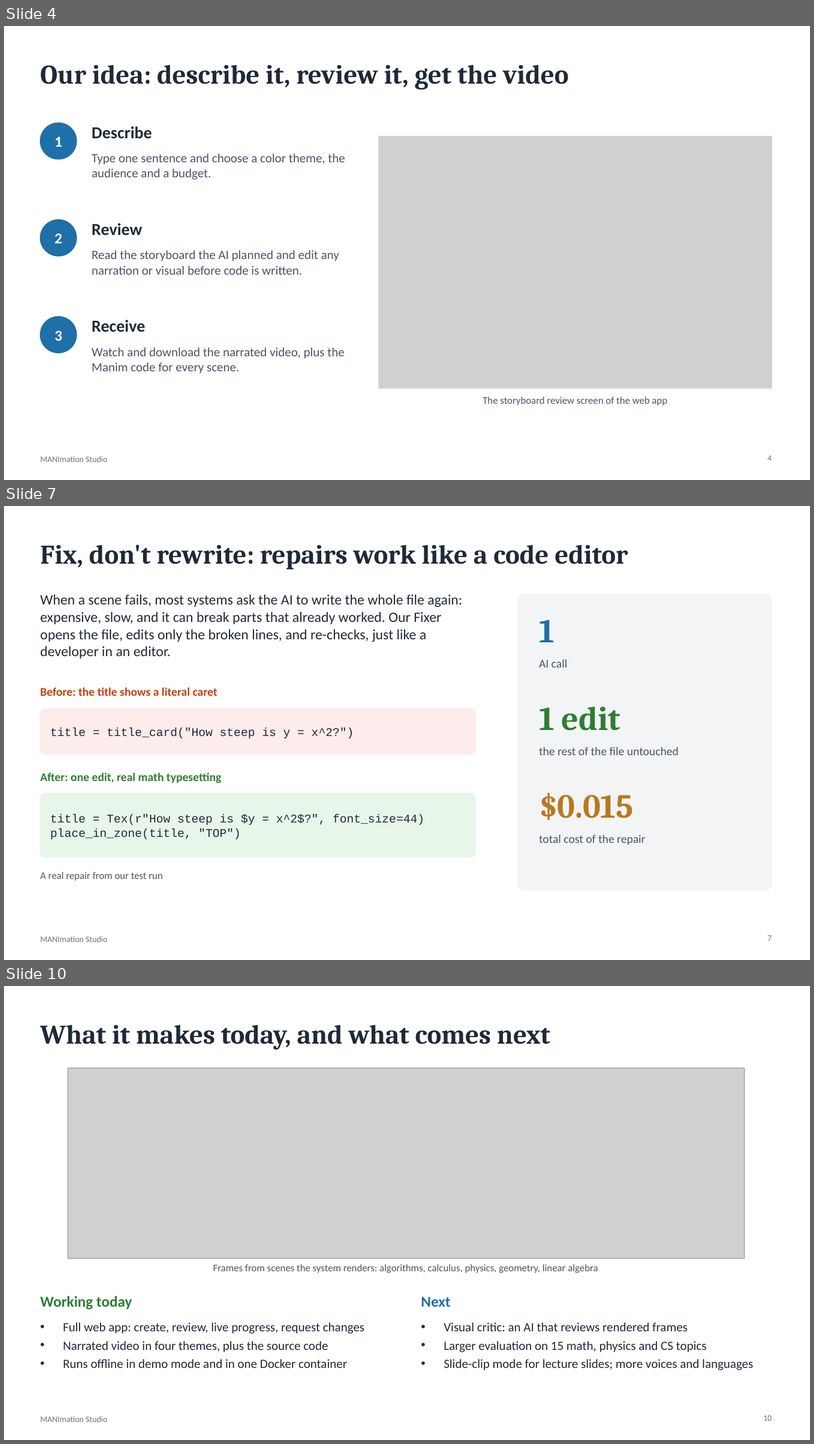
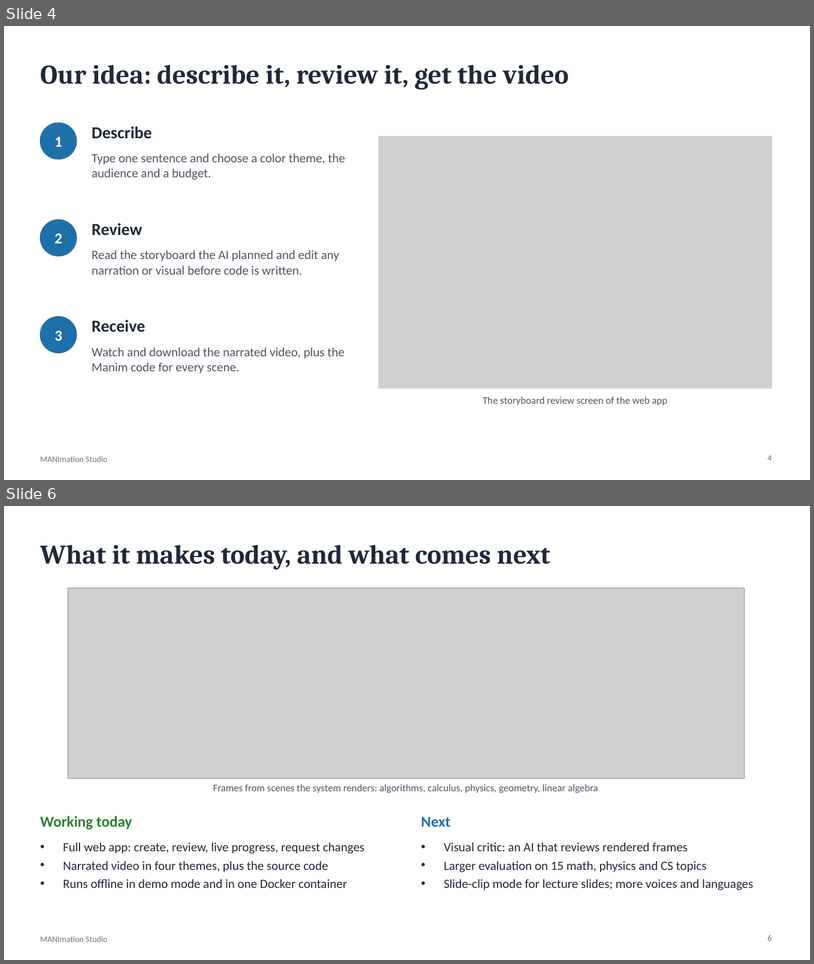
Before and after one commit to dhupthumbadiya2005/Manimation, a slide deck: docs/presentation/MANImation_Studio.pptx. Shown one above the other, each under a label of ours: slides 4, 7 and 10 before the commit, slides 4 and 6 after it; the slides between them are not shown. The pictures are 814x1444 and 814x964 pixels, drawn with LibreOffice and Linux fonts; fonts in the diff are those of the drawing; grey boxes stand for pictures. Boxes give left, top, right and bottom in pixels: in the first picture for what was removed or moved away, otherwise in the second. Text is boxed around its words. In the diff, an @@ line names an element or a change of style, - is before the commit and + after.

```diff
--- a/docs/presentation/MANImation_Studio.pptx
+++ b/docs/presentation/MANImation_Studio.pptx
@@ slide 7 removed at bbox=[4, 506, 810, 960], background #FFFFFF; not listed: 1 template element that a slide beside it also shows @@
@@ title removed at bbox=[40, 544, 628, 570] @@
-Fix, don't rewrite: repairs work like a code editor
@@ text removed at bbox=[40, 594, 462, 658] @@
-When a scene fails, most systems ask the AI to write the whole file again: expensive, slow, and it can break parts that already worked. Our Fixer opens the file, edits only the broken lines, and re-checks, just like a developer in an editor.
@@ rounded rectangle removed at bbox=[518, 594, 772, 890] @@
@@ text removed at bbox=[539, 619, 555, 642] @@
-1
@@ text removed at bbox=[539, 659, 568, 667] @@
-AI call
@@ text removed at bbox=[40, 687, 218, 696] @@
-Before: the title shows a literal caret
@@ rounded rectangle removed at bbox=[40, 709, 476, 754] @@
@@ text removed at bbox=[539, 706, 621, 730] @@
-1 edit
@@ text removed at bbox=[50, 727, 354, 738] @@
-title = title_card("How steep is y = x^2?")
@@ text removed at bbox=[539, 747, 679, 755] @@
-the rest of the file untouched
@@ text removed at bbox=[40, 772, 221, 783] @@
-After: one edit, real math typesetting
@@ rounded rectangle removed at bbox=[40, 793, 476, 857] @@
@@ text removed at bbox=[539, 792, 634, 820] @@
-$0.015
@@ text removed at bbox=[50, 814, 425, 839] @@
-title = Tex(r"How steep is $y = x^2$?", font_size=44)
-place_in_zone(title, "TOP")
@@ text removed at bbox=[539, 834, 645, 844] @@
-total cost of the repair
@@ text removed at bbox=[40, 871, 162, 880] @@
-A real repair from our test run
@@ page number removed at bbox=[768, 935, 772, 940] @@
-7
@@ what was slide 10 is now slide 6 @@
@@ page number at bbox=[768, 934, 772, 940]: text changed @@
-10
+6
```
Also in this commit, not shown: 1 slide changed, 2 slides added, 5 other slides removed, 14 other files.
